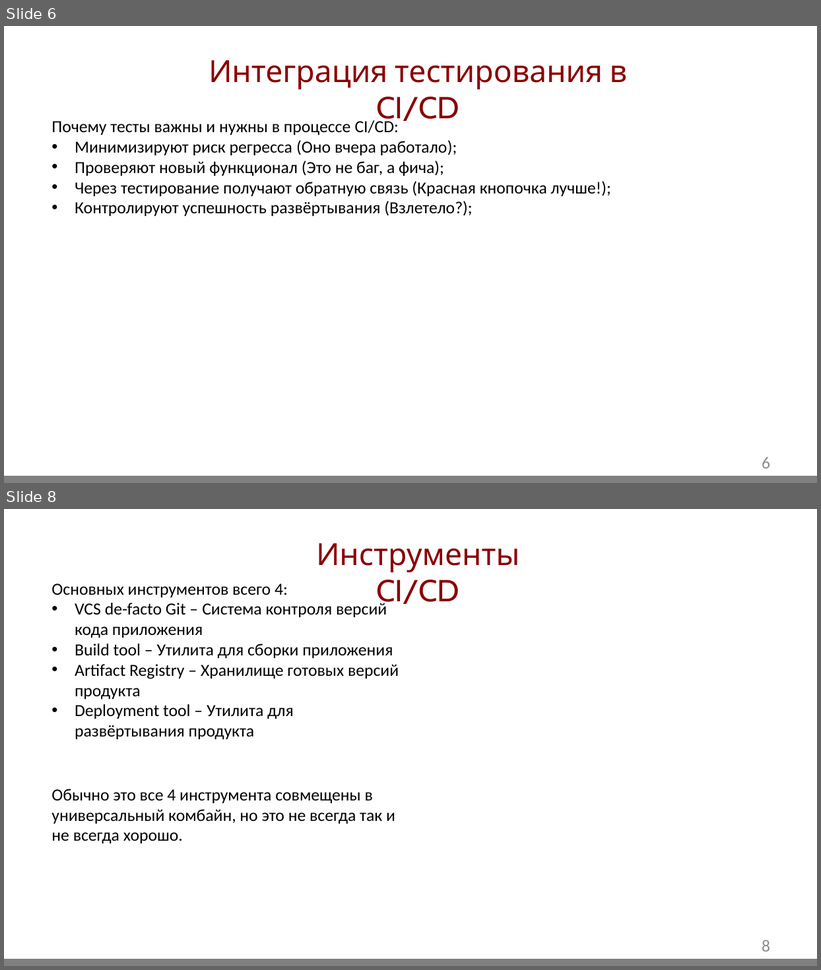
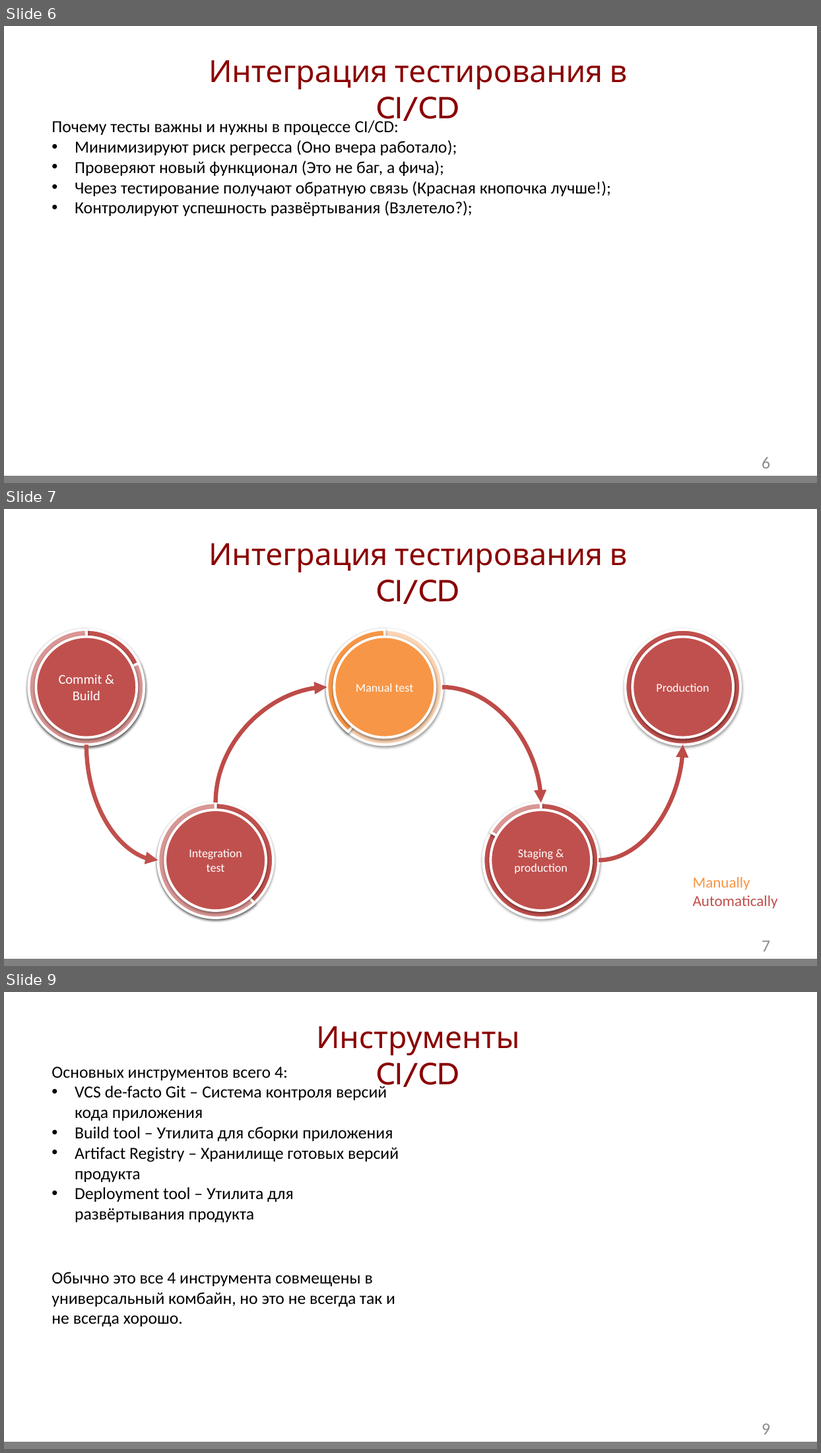
Before and after one commit to GidMaster/qa-courses, a slide deck: lection.pptx. Shown one above the other, each under a label of ours: slides 6 and 8 before the commit, slides 6, 7 and 9 after it; the slides between them are not shown. The pictures are 821x970 and 821x1453 pixels, drawn with LibreOffice and Linux fonts; fonts in the diff are those of the drawing; background and template pictures are left out. Boxes give left, top, right and bottom in pixels: in the first picture for what was removed or moved away, otherwise in the second. Text is boxed around its words. In the diff, an @@ line names an element or a change of style, - is before the commit and + after.

```diff
--- a/lection.pptx
+++ b/lection.pptx
@@ slide 7 added at bbox=[4, 509, 817, 966], background #FFFFFF; not listed: 2 template elements that a slide beside it also shows @@
@@ text added at bbox=[209, 543, 628, 604], 36 pt, text #8A0000 @@
+Интеграция тестирования в CI/CD
@@ ellipse added at bbox=[29, 630, 145, 745], fill #C0504D, outline #FFFFFF 3 pt @@
@@ pie slice (boxed as its full ellipse) added at bbox=[29, 630, 145, 745], fill #D99694, outline #FFFFFF 3 pt @@
@@ ellipse added at bbox=[36, 637, 137, 738], fill #C0504D, outline #FFFFFF 3 pt, 16 pt, text #FFFFFF @@
+Commit & Build
@@ ellipse added at bbox=[327, 630, 443, 745], fill #FCD5B5, outline #FFFFFF 3 pt @@
@@ pie slice (boxed as its full ellipse) added at bbox=[327, 630, 443, 745], fill #F79646, outline #FFFFFF 3 pt @@
@@ ellipse added at bbox=[335, 637, 435, 738], fill #F79646, outline #FFFFFF 3 pt, 14 pt, text #FFFFFF @@
+Manual test
@@ ellipse added at bbox=[626, 630, 741, 745], fill #C0504D, outline #FFFFFF 3 pt @@
@@ ellipse added at bbox=[633, 637, 733, 738], fill #C0504D, outline #FFFFFF 3 pt, 14 pt, text #FFFFFF @@
+Production
@@ curved arrow added from (216, 803) to (327, 687), #BF4C48 5 pt @@
@@ curved arrow added from (443, 687) to (541, 803), #BF4C48 5 pt @@
@@ curved arrow added from (86, 745) to (158, 860), #C0504D 5 pt @@
@@ curved arrow added from (599, 860) to (683, 745), #BF4C48 5 pt @@
@@ ellipse added at bbox=[158, 803, 274, 918], fill #C0504D, outline #FFFFFF 3 pt @@
@@ pie slice (boxed as its full ellipse) added at bbox=[158, 803, 274, 918], fill #D99694, outline #FFFFFF 3 pt @@
@@ ellipse added at bbox=[483, 803, 599, 918], fill #C0504D, outline #FFFFFF 3 pt @@
@@ pie slice (boxed as its full ellipse) added at bbox=[483, 803, 599, 918], fill #D99694, outline #FFFFFF 3 pt @@
@@ ellipse added at bbox=[165, 811, 265, 911], fill #C0504D, outline #FFFFFF 3 pt, 14 pt, text #FFFFFF @@
+Integration test
@@ ellipse added at bbox=[491, 811, 591, 911], fill #C0504D, outline #FFFFFF 3 pt, 14 pt, text #FFFFFF @@
+Staging & production
@@ text added at bbox=[693, 877, 778, 909], 18 pt, text #C0504D @@
+Manually
+Automatically
@@ page number added at bbox=[762, 941, 770, 952], 20 pt, text #8C8C8C @@
+7
@@ what was slide 8 is now slide 9 @@
@@ page number at bbox=[762, 1424, 770, 1435]: text changed @@
-8
+9
```
Also in this commit, not shown: 2 slides changed.
